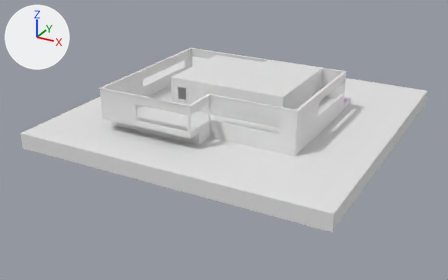
A saved change to the FBX model Assets/Models/Space/Procedural/galley 16/artgalleryjj2.fbx.
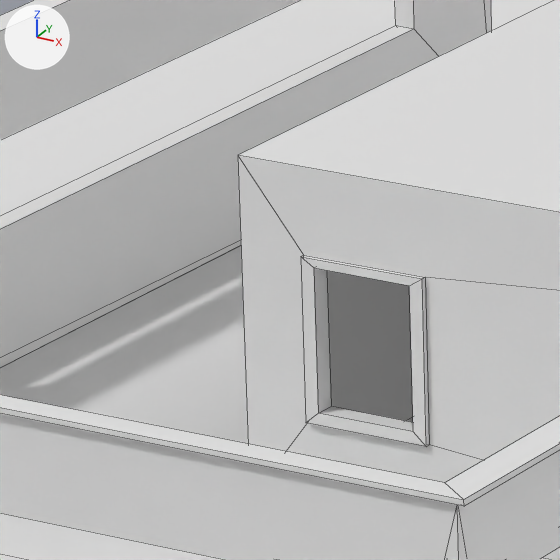
Each version is shown whole from a camera (50 mm lens) standing at (35.3, -69.1, 29.7) and looking at (-1.0, -3.1, -3.4), then close up on the part from 34% to 44% of the width and 23% to 40% of the height. Every picture has the same lights, and +X, +Y and +Z are marked at upper left. The close-ups show mesh edges as thin lines. Vertices at the same position are counted once.

Before the edit, the objects in view are built like this:
```python
me_cube_001 = bpy.data.meshes.new('Cube.001')
me_cube_001.from_pydata(...)  # 110 vertices, 87 faces; spans x -7.55..7.44, y -7.75..4.91, z 1.52..5.39
me_cube_004 = bpy.data.meshes.new('Cube.004')
me_cube_004.from_pydata(...)  # 74 vertices, 46 faces; spans x -12.8..10.8, y -15.2..11.5, z 0.0..1.7
# before: 16 (-0.2, 5.3, 1.5), 27 (-12.6, 5.3, 1.5), 28 (10.5, 5.3, 1.5), 29 (-12.6, -10.8, 1.5), 30 (-0.2, -10.8, 1.5)
# before: 31 (10.5, -10.8, 1.5), 32 (-0.2, -10.8, 1.7), 33 (-0.2, -15.2, 1.7), 34 (-12.6, -10.8, 1.7)
me_cube_006 = bpy.data.meshes.new('Cube.006')
me_cube_006.from_pydata(...)  # 20 vertices, 13 faces; spans x -7.7..7.6, y -7.7..5.0, z 1.5..5.4
me_cube_014 = bpy.data.meshes.new('Cube.014')
me_cube_014.from_pydata(...)  # a box spanning x -20.0..20.0, y -20.0..20.0, z -2.0..0.0
ob_16_base = bpy.data.objects.new('16_base', me_cube_014)
ob_16_base.location = (0.0, 0.0, 0.0)
ob_16_outcover = bpy.data.objects.new('16_outcover', me_cube_006)
ob_16_outcover.location = (1.08, 1.03, 0.0)
ob_16_outfloor = bpy.data.objects.new('16_outfloor', me_cube_004)
ob_16_outfloor.location = (1.08, 1.03, 0.0)
ob_16_wall = bpy.data.objects.new('16_wall', me_cube_001)
ob_16_wall.location = (1.08, 1.03, 0.0)
# also in view: '16_outwall' at (0.1, -4.0, 3.5)
```
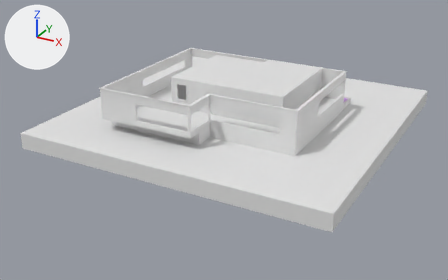
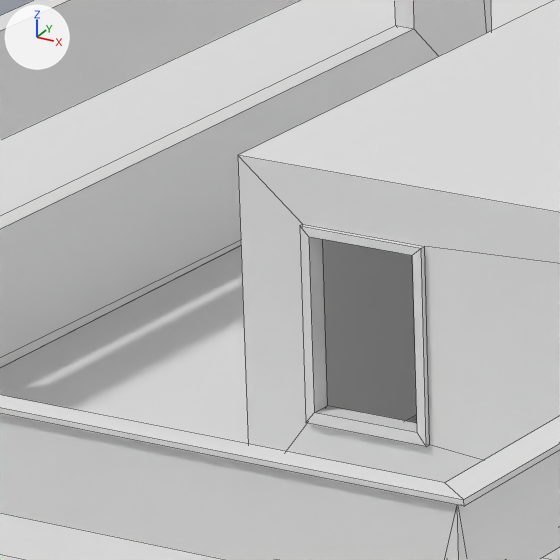
The change, as JSON lines over the scene's bpy script:
```json
{"block": "me_cube_004", "where": "me_cube_004.from_pydata(...)  # 74 vertices, 46 faces; spans x -12.8..10.8, y -15.2..11.5, z 0.0..1.7"}
{"block": "me_cube_004", "where": "# used by ob_16_outfloor; location = (1.08, 1.03, 0.0)"}
{"block": "me_cube_004", "where": "# verts and faces of me_cube_004; kept vertices keep their numbers, new ones are numbered from 74"}
{"block": "me_cube_004", "change": "me_cube_004 part 1"}
{"op": "add", "block": "me_cube_004", "code": "delete_vertices([30])  # with the faces that use them"}
{"op": "add", "block": "me_cube_004", "code": "verts[32] = (-0.5, -10.8, 1.7)  # moved"}
{"op": "add", "block": "me_cube_004", "code": "verts[33] = (-0.5, -15.2, 1.7)  # moved"}
{"op": "add", "block": "me_cube_004", "code": "verts[74] = (-0.5, 5.3, 1.5)"}
{"op": "add", "block": "me_cube_004", "code": "verts[75] = (-0.5, -10.8, 1.5)"}
{"op": "add", "block": "me_cube_004", "code": "faces += [(29, 34, 32, 75), (27, 29, 75, 74), (16, 75, 31, 28), (16, 74, 75)]"}
{"block": "me_cube_001", "where": "me_cube_001.from_pydata(...)  # 110 vertices, 87 faces; spans x -7.55..7.44, y -7.75..4.91, z 1.52..5.39"}
{"block": "me_cube_001", "where": "# used by ob_16_wall; location = (1.08, 1.03, 0.0)"}
{"block": "me_cube_001", "change": "me_cube_001 part 3: all 2 vertices in x -6.76, y -7.75..-7.49, z 4.35 are moved by (-0.05, 0.0, 0.34)"}
{"block": "me_cube_001", "change": "me_cube_001 part 4: all 6 vertices in x -6.93..-5.39, y -7.75..-7.49, z 4.45 are moved by (0.0, 0.0, 0.34)"}
{"block": "me_cube_001", "change": "me_cube_001 part 5: all 2 vertices in x -5.56, y -7.75..-7.49, z 2.7 are moved by (0.05, 0.0, 0.0)"}
{"block": "me_cube_001", "change": "me_cube_001 part 6: all 2 vertices in x -5.56, y -7.75..-7.49, z 4.35 are moved by (0.05, 0.0, 0.34)"}
{"block": "me_cube_006", "where": "me_cube_006.from_pydata(...)  # 20 vertices, 13 faces; spans x -7.7..7.6, y -7.7..5.0, z 1.5..5.4"}
{"block": "me_cube_006", "where": "# used by ob_16_outcover; location = (1.08, 1.03, 0.0)"}
{"block": "me_cube_006", "change": "me_cube_006 part 2"}
{"op": "set", "path": "me_cube_006.vertices[14].co", "old": "(-6.9, -7.7, 4.5)", "new": "(-6.9, -7.7, 4.8)", "note": "pixel (303, 255) -> pixel (302, 224)"}
{"op": "set", "path": "me_cube_006.vertices[18].co", "old": "(-5.4, -7.7, 4.5)", "new": "(-5.4, -7.7, 4.8)", "note": "pixel (425, 277) -> pixel (424, 246)"}
```

Pixel boxes [x1, y1, x2, y2] of what changed, in the close-ups (560 x 560 px; the box of a moved part takes in the faces that stretch with it):
```json
{"object": "16_wall", "change": "reshaped", "before": [301, 255, 429, 446], "after": [300, 224, 429, 446]}
{"part": 1, "of": "me_cube_004", "change": "moved or reshaped", "before": [1, 344, 248, 560], "after": [1, 344, 248, 560]}
{"part": 2, "of": "me_cube_006", "change": "moved or reshaped", "before": [238, 155, 560, 460], "after": [238, 155, 560, 460]}
{"part": 3, "of": "me_cube_001", "change": "moved or reshaped", "before": [301, 257, 331, 423], "after": [300, 227, 327, 422]}
{"part": 4, "of": "me_cube_001", "change": "moved or reshaped", "before": [301, 255, 429, 446], "after": [300, 224, 429, 446]}
{"part": 5, "of": "me_cube_001", "change": "moved or reshaped", "before": [307, 407, 425, 446], "after": [306, 406, 426, 446]}
{"part": 6, "of": "me_cube_001", "change": "moved or reshaped", "before": [302, 257, 426, 446], "after": [300, 226, 426, 445]}
```
